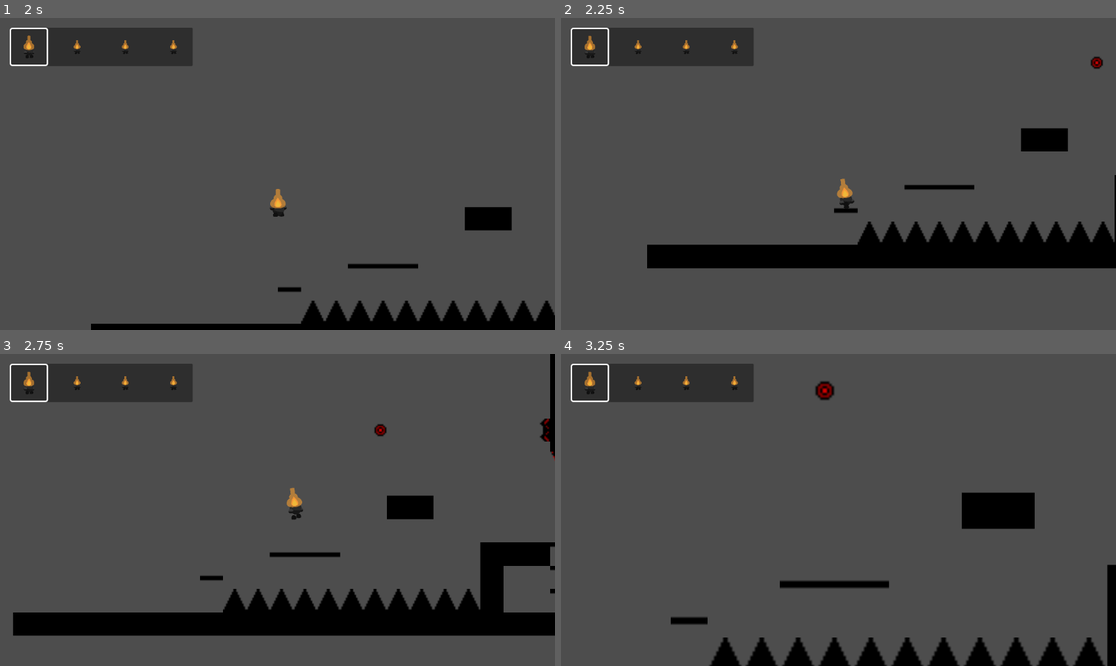
Above: before the commit, frames 1-4 (two rows, left to right).
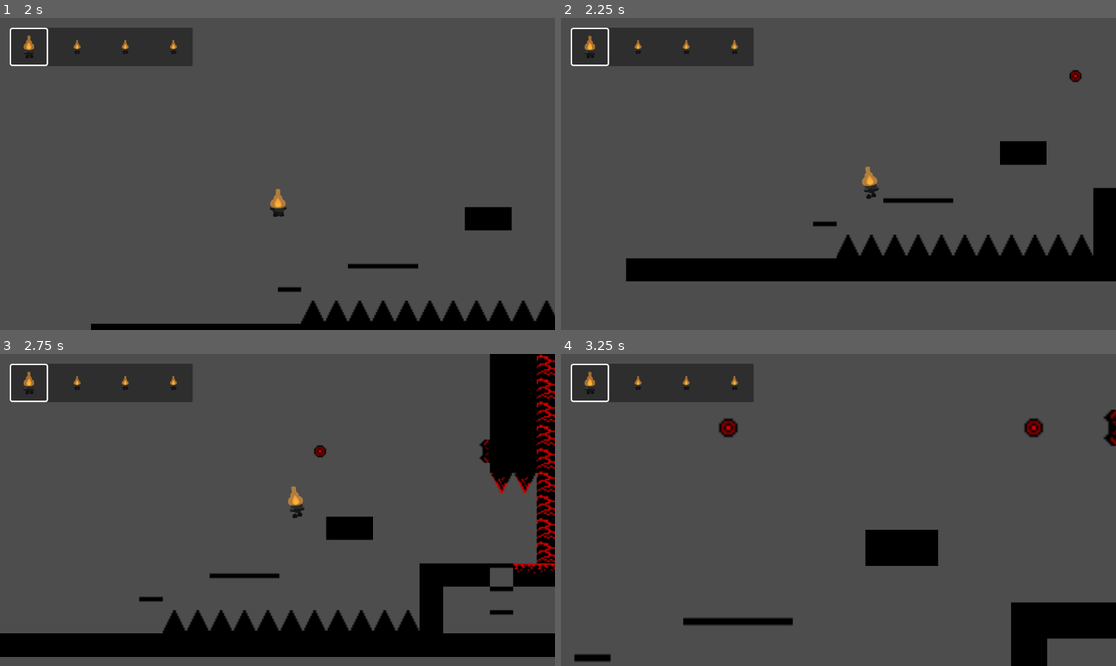
Above: after the commit, the same moments.

Repository: StarikTenger/PlatformerGame2025
Game: Godot game, scene res://scenes/UI/LevelManager.tscn
The game is run twice, just before and just after one commit, with the same random seed, the same clock (stepped at 60 frames per second) and the same inputs.
Inputs:
- Up to frame 1 (2 s): click "1" at 0.5 s; click "Start" at 1.25 s
- Up to frame 2 (2.25 s): hold D (move_right) from 2.03 s (still down); tap P (dash) at 2.1 s
- Up to frame 3 (2.75 s): keep holding D (move_right); tap Space (jump) at 2.27 s
- Up to frame 4 (3.25 s): keep holding D (move_right); tap Ctrl (ctrl) at 2.85 s; tap Space (jump) at 3.02 s; tap P (dash) at 3.05 s

Frame 1 is identical in both runs. In frame 2, 9.9% of the frame differs, in the area x 11-100%, y 12-85%; in frame 3, 24%, in the area x 0-100%, y 0-98%; in frame 4, 10%.

Commit message:
fixed dashes

Diff:
--- a/scripts/Players/player.gd
+++ b/scripts/Players/player.gd
@@ -34,11 +34,10 @@
 var delay_between_jumps : float = 0.4
 var time_since_last_jump : float = 0.0
 var can_double_jump := true
-var delay_between_dashes : float = 1
-var time_since_last_dash : float = 0.0
 var dash_duration : float = 0.15  # Продолжительность dash в секундах
 var dash_time_left : float = 0.0
 var is_dashing : bool = false
+var can_dash := true
 
 enum PlayerDirection {
 	RIGHT,
@@ -140,9 +139,7 @@
 	#if input_direction != 0 and !is_on_floor():
 		#velocity.x = velocity_desired
 
-	# Dash в сторону
-	time_since_last_dash += delta
-
+	# Dash в воздухе
 	# Обновляем состояние dash
 	if is_dashing:
 		dash_time_left -= delta
@@ -156,8 +153,8 @@
 			# Во время dash обнуляем вертикальную скорость
 			velocity.y = 0
 
-	# Инициируем новый dash
-	if enabled_dash and not is_dashing and time_since_last_dash >= delay_between_dashes:
+	# Инициируем новый dash (только в воздухе и только один раз до приземления)
+	if enabled_dash and not is_dashing and not is_on_floor() and can_dash:
 		if Input.is_action_just_pressed("dash"):
 			# TODO: анимация дэша
 			var dash_direction = 0
@@ -166,10 +163,11 @@
 			elif player_direction == PlayerDirection.LEFT:
 				dash_direction = -1
 
-			velocity.x = dash_direction * dash_speed
-			time_since_last_dash = 0.0
-			is_dashing = true
-			dash_time_left = dash_duration
+			if dash_direction != 0:
+				velocity.x = dash_direction * dash_speed
+				is_dashing = true
+				dash_time_left = dash_duration
+				can_dash = false
 
 	var gravity = ProjectSettings.get_setting("physics/2d/default_gravity")
 	time_since_last_jump += delta
@@ -197,6 +195,10 @@
 
 	move_and_slide()
 
+	# Восстанавливаем возможность dash при приземлении
+	if is_on_floor():
+		can_dash = true
+
 	for i in range(get_slide_collision_count()):
 		var col := get_slide_collision(i)
 		# интересуют только столкновения с нужным TileMapLayer
